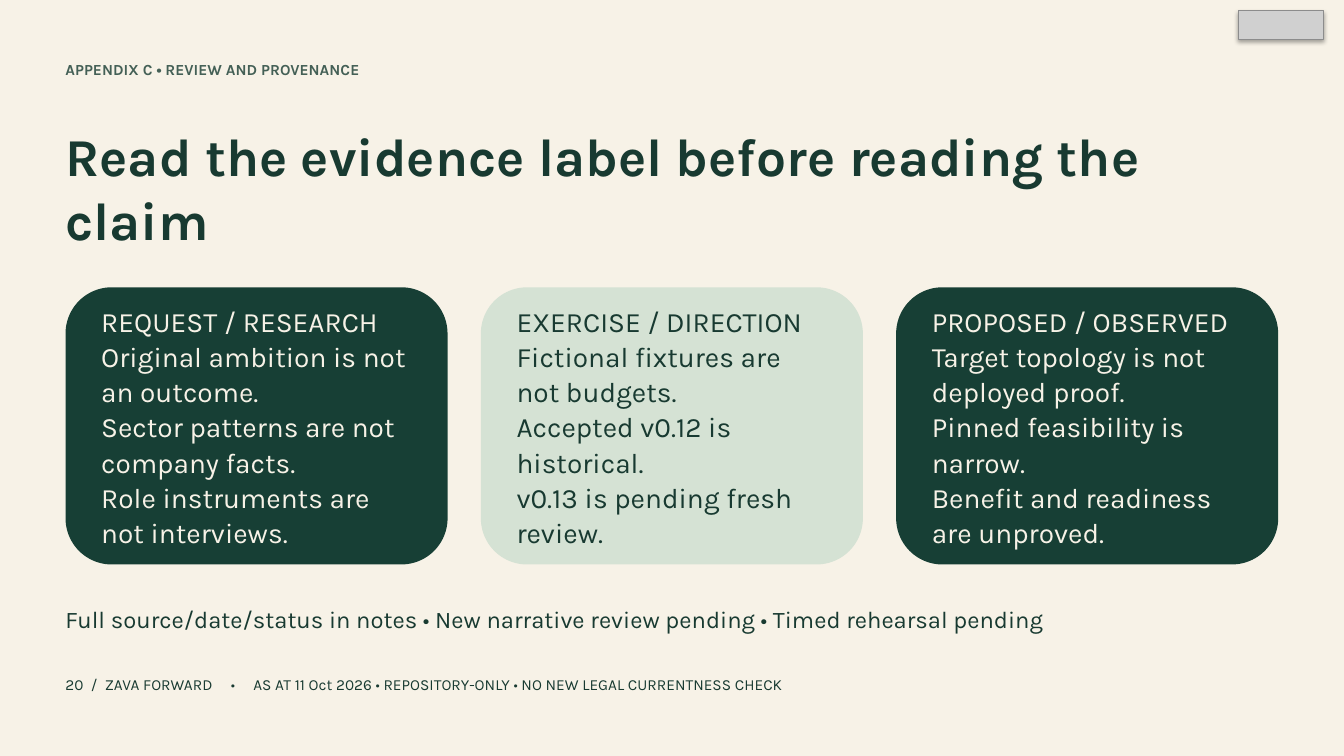
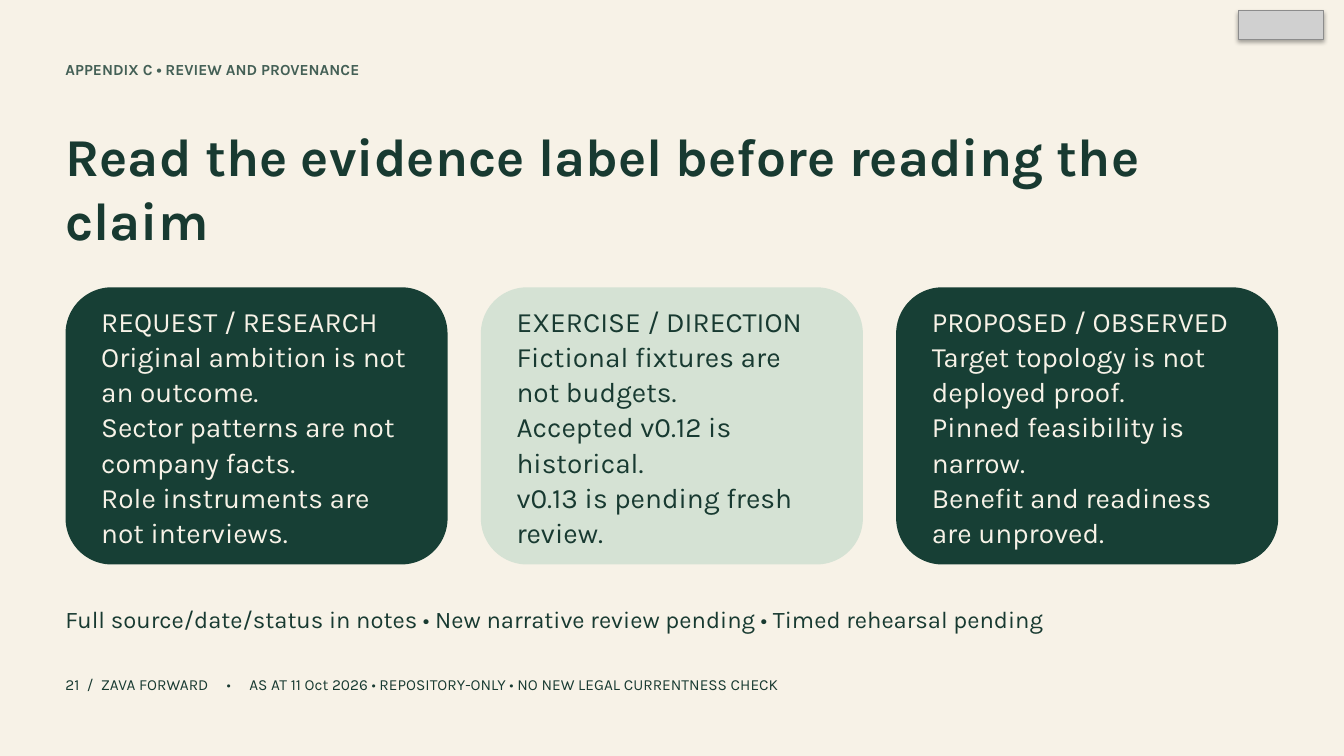
Before and after one commit to jmservera/ama, a slide deck: slide 21 of docs/capstone/deck/zava-forward-executive-draft.pptx (slide 20 before the commit). Drawn at 1344x756 pixels with LibreOffice and Linux fonts; fonts in the diff are those of the drawing; grey boxes stand for pictures. Boxes give left, top, right and bottom in pixels: in the first picture for what was removed or moved away, otherwise in the second. Text is boxed around its words. In the diff, an @@ line names an element or a change of style, - is before the commit and + after.

```diff
--- a/docs/capstone/deck/zava-forward-executive-draft.pptx
+++ b/docs/capstone/deck/zava-forward-executive-draft.pptx
@@ text at bbox=[65, 680, 778, 690]: text changed @@
-20 / ZAVA FORWARD • AS AT 11 Oct 2026 • REPOSITORY-ONLY • NO NEW LEGAL CURRENTNESS CHECK
+21 / ZAVA FORWARD • AS AT 11 Oct 2026 • REPOSITORY-ONLY • NO NEW LEGAL CURRENTNESS CHECK
```
Also in this commit, not shown: 8 other slides changed, 1 slide added, 27 other files.
